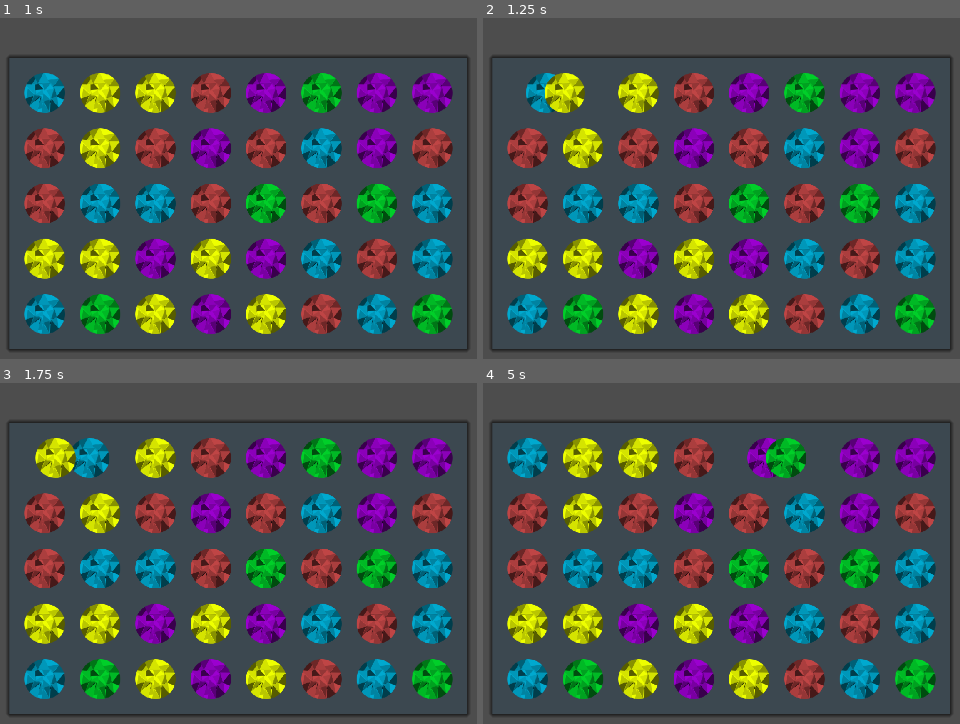
Above: before the commit, frames 1-4 (two rows, left to right).
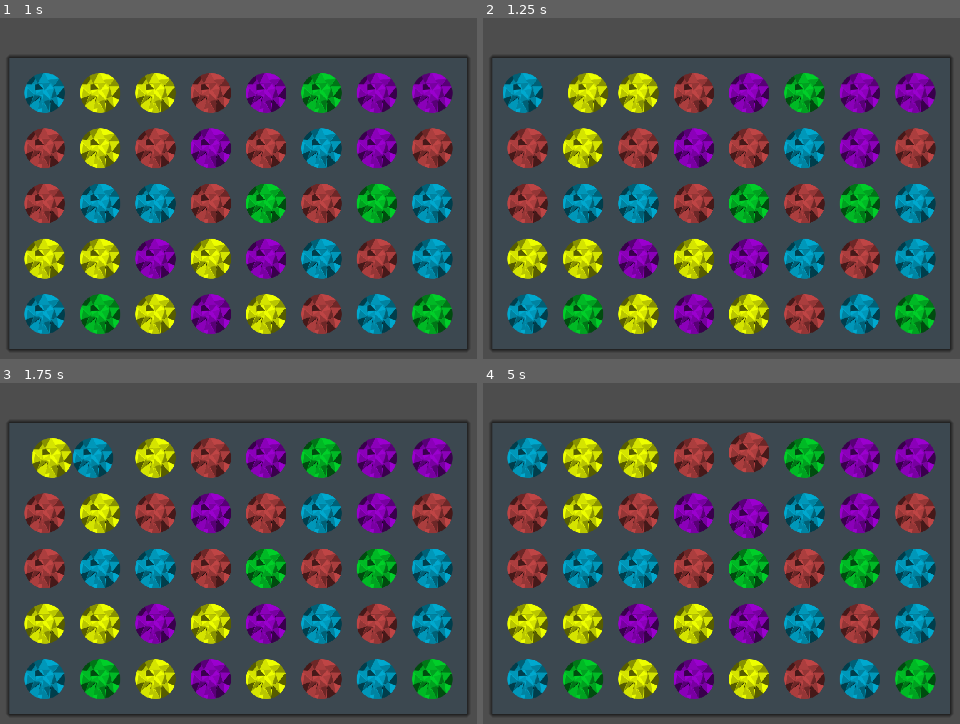
Above: after the commit, the same moments.

Repository: kuma-gee/holo-crush
Game: Godot game, scene res://src/game.tscn
The game is run twice, just before and just after one commit, with the same random seed, the same clock (stepped at 60 frames per second) and the same inputs. The engine's default icon, where the game draws it, is replaced by a stand-in: a white triangle on a blue panel in a dark square.
Inputs (mouse positions are in pixels of both pictures, inside the frame that each line leads up to):
- Up to frame 1 (1 s): tap Enter at 0.5 s; drag from (42, 93) to (319, 103) at 0.52 s
- Up to frame 2 (1.25 s): no input
- Up to frame 3 (1.75 s): drag from (100, 458) to (200, 659) at 1.27 s
- Up to frame 4 (5 s): move the mouse to (640, 458) at 2.02 s; tap Alt at 2.1 s; click (640, 458) at 2.17 s; drag from (692, 458) to (outside the picture) at 2.77 s; drag from (750, 458) to (759, 567) at 3.52 s; drag from (802, 458) to (602, 454) at 4.27 s

Frame 1 is identical in both runs. In frame 2, 2.2% of the frame differs, in the area x 4-27%, y 16-28%; in frame 3, 1.1%; in frame 4, 2.9%, in the area x 51-72%, y 14-46%.

Commit message:
fix remove match counter

Diff:
--- a/godot/src/grid/grid.gd
+++ b/godot/src/grid/grid.gd
@@ -99,6 +99,8 @@
 
 	data.create_data(pieces)
 
+	Engine.time_scale = 0.4
+
 func _update_slots():
 	await get_tree().create_timer(0.1).timeout
 	for child in get_children():
@@ -208,13 +210,14 @@
 	await collapse_finished
 
 func _remove_matched(matched: Array, special_matches: Array):
-	var called = 0
+	var called = []
 	var done = []
 
 	var counter_fn = func():
 		done.append(0)
-		if done.size() >= called:
+		if done.size() >= called.size():
 			match_finished.emit()
+			print("Done %s/%s" % [called.size(), done.size()])
 
 	logger.debug("Staring match %s - %s" % [matched, special_matches])
 	for x in special_matches:
@@ -226,20 +229,27 @@
 		for pos in affected:
 			if pos == dest:
 				continue
+			called.append(pos)
 			var slot = _get_slot(pos) as Slot
 			slot.move_match(target)
-			called += 1
 			slot.match_done.connect(counter_fn)
 
-		called += 1
+		called.append(dest)
 		target.change_special(type)
 		target.change_done.connect(counter_fn)
 
 	for m in matched:
 		for p in m:
+			called.append(p)
 			var slot = _get_slot(p) as Slot
 			slot.matched()
-			called += 1
 			slot.match_done.connect(counter_fn)
 
 	await match_finished
+
+	for p in called:
+		var slot = _get_slot(p) as Slot
+		for c in slot.match_done.get_connections():
+			slot.match_done.disconnect(c["callable"])
+		for c in slot.change_done.get_connections():
+			slot.change_done.disconnect(c["callable"])
